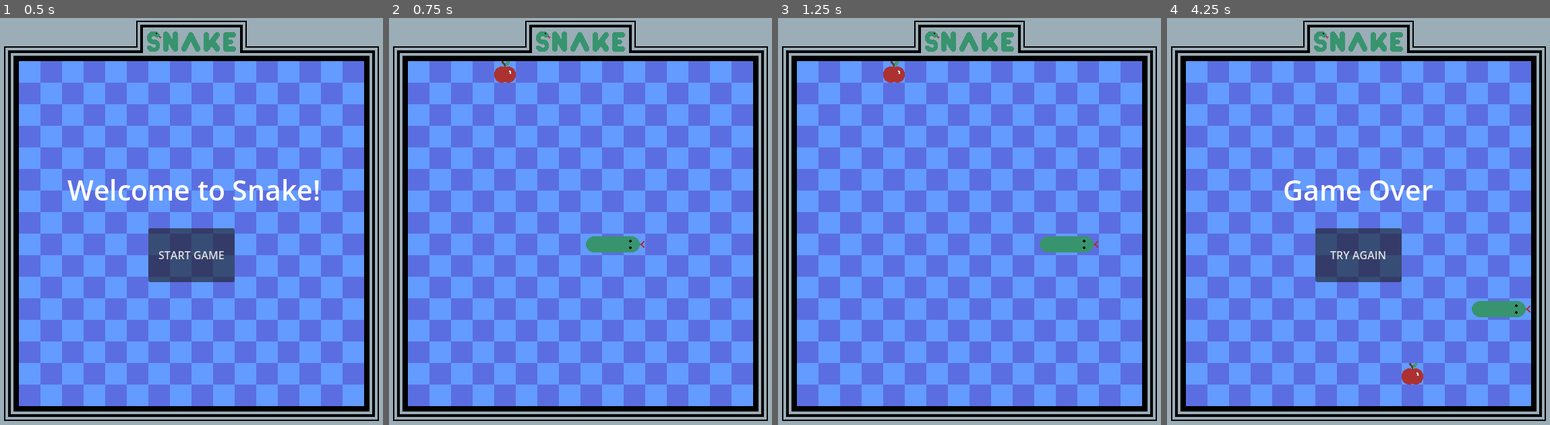
Above: before the commit, frames 1-4 (left to right).
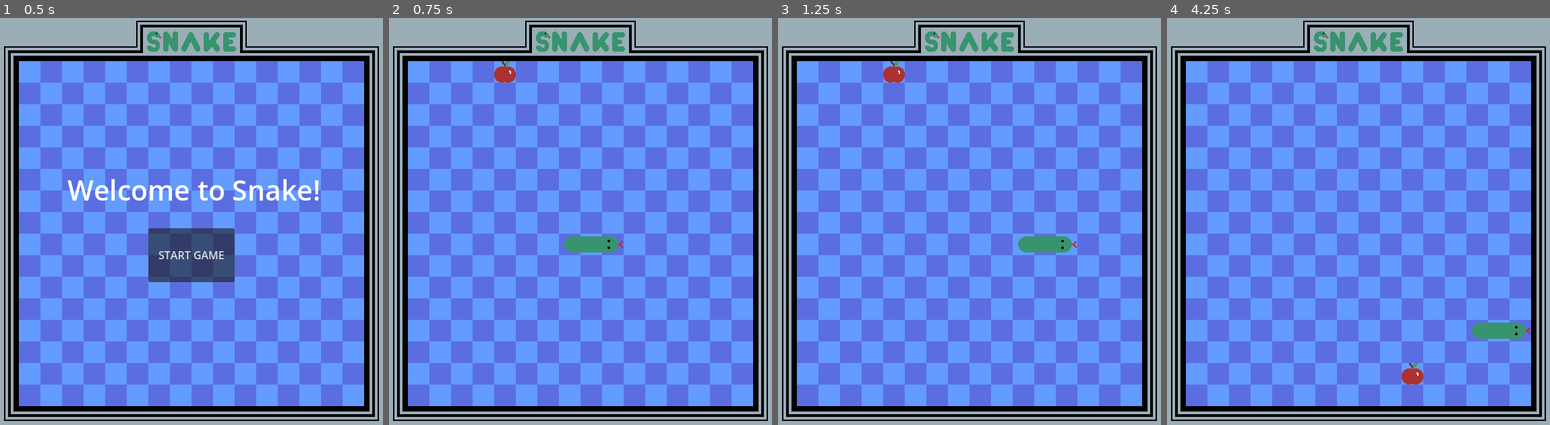
Above: after the commit, the same moments.

Repository: conor-wilson/snake
Game: Godot game, scene res://scenes/main.tscn
The game is run twice, just before and just after one commit, with the same random seed, the same clock (stepped at 60 frames per second) and the same inputs.
Inputs:
- Up to frame 1 (0.5 s): no input
- Up to frame 2 (0.75 s): click "START GAME" at 0.5 s
- Up to frame 3 (1.25 s): no input
- Up to frame 4 (4.25 s): hold Right (move_right) 1.28-2 s; click "TRY AGAIN" at 2 s; hold Down (move_down) 2.78-3.53 s; hold Right (move_right) from 3.53 s (still down)

Frame 1 is identical in both runs. In frame 2, 0.5% of the frame differs, in the area x 45-67%, y 53-58%; in frame 3, 0.5%; in frame 4, 4.8%, in the area x 30-95%, y 39-79%.

Commit message:
Moved GameState enum and game_state var to Main scene

Diff:
--- a/scenes/main.gd
+++ b/scenes/main.gd
@@ -1,8 +1,11 @@
 extends Node2D
 
+enum GameState {START_MENU, PLAY, PAUSE, GAME_OVER}
+var game_state : GameState
 
 # Called when the node enters the scene tree for the first time.
 func _ready():
+	game_state = GameState.START_MENU
 	$HUD.show_start_menu()
 
 
@@ -13,27 +16,34 @@
 
 # TODO: descriptor
 func _on_snake_hit():
+	game_state = GameState.GAME_OVER
 	$HUD.show_game_over_screen()
-	$Snake.kill_snake()
+	$Snake.stop_ticker()
 
 
 func _on_hud_start_game():
-	print("STARTING GAME!")
+	game_state = GameState.PLAY
 	$Snake.spawn_new_snake()
+	$Snake.start_ticker()
 	$HUD.show_in_game_hud()
 
 
 func _on_player_input_esc():
-	$Snake.pause()
+	game_state = GameState.PAUSE
+	$Snake.stop_ticker()
 
 func _on_player_input_up():
-	$Snake.move_up()
+	if game_state == GameState.PLAY:
+		$Snake.move_up()
 
 func _on_player_input_right():
-	$Snake.move_right()
+	if game_state == GameState.PLAY:
+		$Snake.move_right()
 
 func _on_player_input_down():
-	$Snake.move_down()
+	if game_state == GameState.PLAY:
+		$Snake.move_down()
 
 func _on_player_input_left():
-	$Snake.move_left()
+	if game_state == GameState.PLAY:
+		$Snake.move_left()
--- a/scenes/snake.gd
+++ b/scenes/snake.gd
@@ -1,9 +1,6 @@
 extends TileMap
 
 signal hit
-
-enum GameState {PLAY, PAUSE, DEAD}
-var game_state : GameState
 
 var snakeTiles    : Array[SnakeTile] # The array of the snake's tiles
 var appleCoords   : Vector2i         # The coordinate of the apple tile
@@ -15,15 +12,14 @@
 
 # Called when the node enters the scene tree for the first time.
 func _ready():
-	game_state  = GameState.DEAD
+	stop_ticker()
 	snakeTiles  = []
 	appleCoords = Vector2i(-1, -1)
 
 # TODO: descriptor
 func spawn_new_snake():
 
-	# Reset game state
-	game_state = GameState.PLAY
+	# Reset clear any old snake tiles that exist
 	clear_snake_and_apple()
 
 	# Set the snake and apple to their starting positions
@@ -38,12 +34,12 @@
 	set_apple_cell()
 
 # TODO: descriptor
-func pause():
-	game_state = GameState.PAUSE
+func start_ticker():
+	$Ticker.start()
 
 # TODO: descriptor
-func kill_snake():
-	game_state = GameState.DEAD
+func stop_ticker():
+	$Ticker.stop()
 
 
 ## ------------- Snake Rendering Functions ------------- ##
@@ -57,27 +53,26 @@
 ## ------------- Snake Movement Functions -------------- ##
 
 func move_up():
-	if game_state == GameState.PLAY && direction != Vector2.DOWN:
+	if direction != Vector2.DOWN:
 		new_direction = Vector2.UP
 
 func move_right():
-	if game_state == GameState.PLAY && direction != Vector2.LEFT:
+	if direction != Vector2.LEFT:
 		new_direction = Vector2.RIGHT
 
 func move_down():
-	if game_state == GameState.PLAY && direction != Vector2.UP:
+	if direction != Vector2.UP:
 		new_direction = Vector2.DOWN
 
 func move_left():
-	if game_state == GameState.PLAY && direction != Vector2.RIGHT:
+	if direction != Vector2.RIGHT:
 		new_direction = Vector2.LEFT
 
 # TODO: Descriptor
 # TODO: Maybe this should be moved to the main scene...
 func _on_ticker_timeout():
-	if game_state == GameState.PLAY:
-		direction = new_direction
-		moveSnake()
+	direction = new_direction
+	moveSnake()
 
 # TODO: Descriptor
 func moveSnake():
--- a/scenes/snake.tscn
+++ b/scenes/snake.tscn
@@ -19,6 +19,5 @@
 
 [node name="Ticker" type="Timer" parent="."]
 wait_time = 0.2
-autostart = true
 
 [connection signal="timeout" from="Ticker" to="." method="_on_ticker_timeout"]
